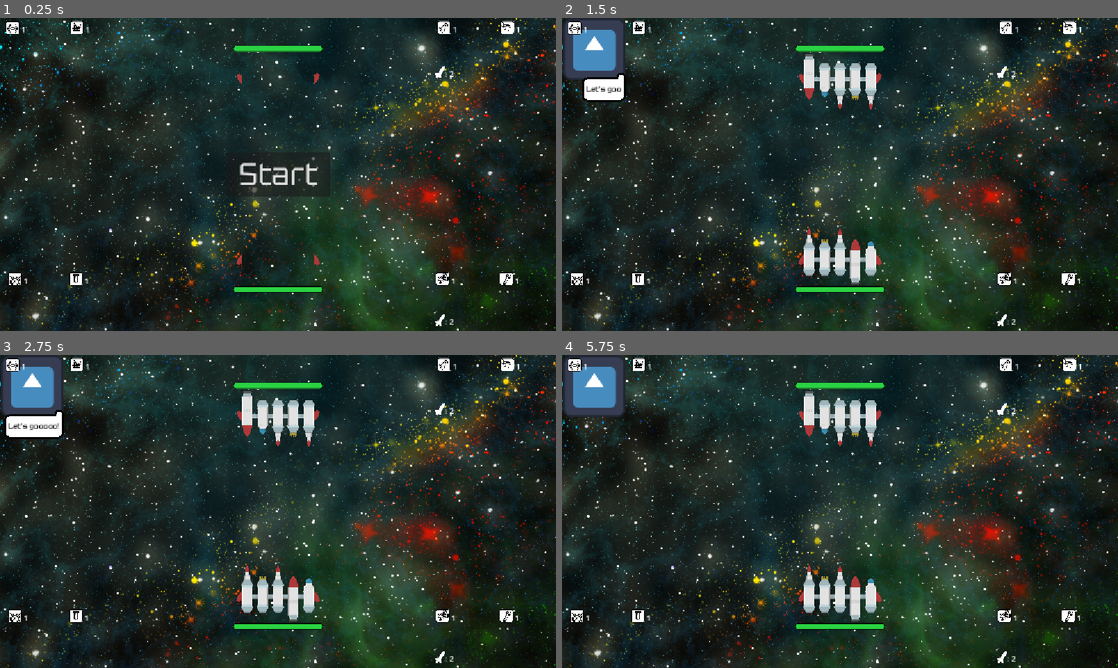
Above: before the commit, frames 1-4 (two rows, left to right).
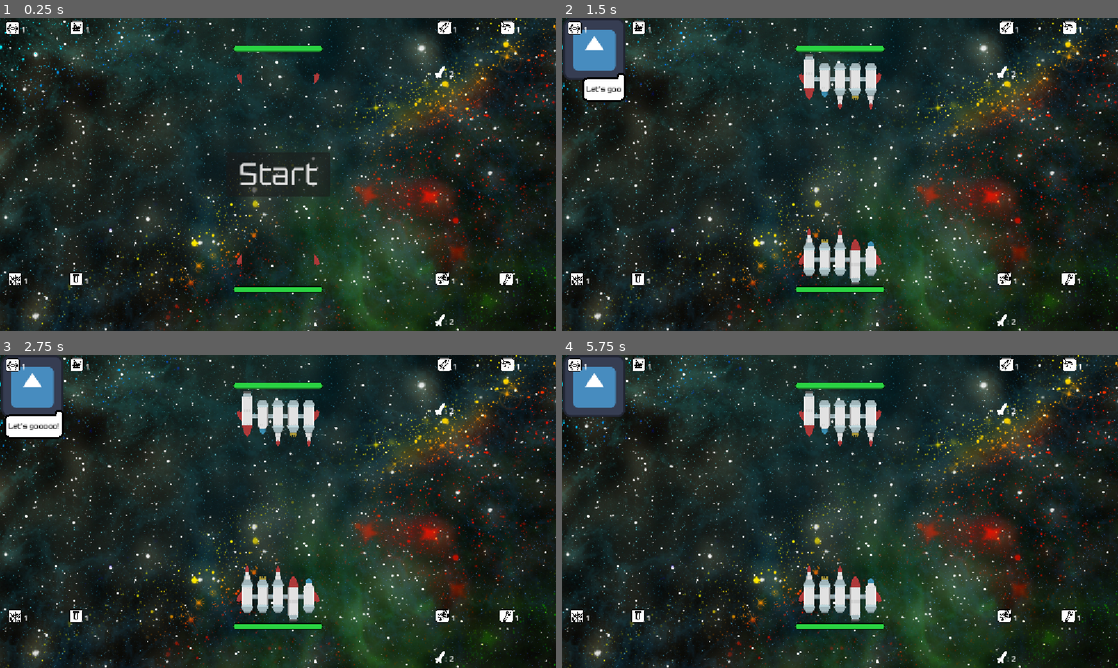
Above: after the commit, the same moments.

Repository: paralinguist/2025-space-pvp
Game: Godot game, scene res://Scenes/test_scene.tscn
Same seed, same stepped clock (60 frames per second), same inputs: the game is played once before the commit and once after it. The engine's default icon, where the game draws it, is replaced by a stand-in: a white triangle on a blue panel in a dark square.
Inputs:
- Up to frame 1 (0.25 s): no input
- Up to frame 2 (1.5 s): click "Start" at 0.5 s
- Up to frame 3 (2.75 s): tap Enter at 2 s
- Up to frame 4 (5.75 s): tap Space at 2.75, 4.25 s; tap Enter at 3.5, 5 s

The runs differ from the first frame. In frame 1, less than 0.1% of the frame differs, in the area x 1-93%, y 0-86%; in frame 2, less than 0.1%; in frame 3, less than 0.1%; in frame 4, less than 0.1%.

Commit message:
Cooldown timers working

Diff:
--- a/2025spacegame/Scenes/test_scene.tscn
+++ b/2025spacegame/Scenes/test_scene.tscn
@@ -178,10 +178,41 @@
 offset_bottom = 640.0
 text = ": 2"
 
-[node name="TechWeaponIcon" type="Sprite2D" parent="Icons"]
-position = Vector2(920.25, 20)
-scale = Vector2(0.25, 0.25)
-texture = ExtResource("10_dhrl2")
+[node name="LabelTechPilotPwr" type="Label" parent="Icons"]
+offset_left = 44.0
+offset_top = 12.0
+offset_right = 66.0
+offset_bottom = 35.0
+text = "1"
+
+[node name="TechPilotProgress" type="TextureProgressBar" parent="Icons"]
+offset_left = 12.0
+offset_top = 7.0
+offset_right = 124.0
+offset_bottom = 115.0
+scale = Vector2(0.25, 0.25)
+fill_mode = 2
+texture_under = ExtResource("8_4qg1e")
+texture_progress = ExtResource("8_4qg1e")
+tint_progress = Color(1, 0, 0.07450981, 0.6313726)
+
+[node name="LabelTechSciencePwr" type="Label" parent="Icons"]
+offset_left = 177.469
+offset_top = 12.0
+offset_right = 199.469
+offset_bottom = 35.0
+text = "1"
+
+[node name="TechScienceProgress" type="TextureProgressBar" parent="Icons"]
+offset_left = 145.0
+offset_top = 6.0
+offset_right = 259.0
+offset_bottom = 118.0
+scale = Vector2(0.25, 0.25)
+fill_mode = 2
+texture_under = ExtResource("9_040rt")
+texture_progress = ExtResource("9_040rt")
+tint_progress = Color(1, 0, 0.07450981, 0.6313726)
 
 [node name="LabelTechWeapPwr" type="Label" parent="Icons"]
 offset_left = 938.469
@@ -190,10 +221,16 @@
 offset_bottom = 35.0
 text = "1"
 
-[node name="TechEngIcon" type="Sprite2D" parent="Icons"]
-position = Vector2(1051.25, 20)
-scale = Vector2(0.25, 0.25)
-texture = ExtResource("11_i0miu")
+[node name="TechWeaponsProgress" type="TextureProgressBar" parent="Icons"]
+offset_left = 907.0
+offset_top = 6.0
+offset_right = 1021.0
+offset_bottom = 118.0
+scale = Vector2(0.25, 0.25)
+fill_mode = 2
+texture_under = ExtResource("10_dhrl2")
+texture_progress = ExtResource("10_dhrl2")
+tint_progress = Color(1, 0, 0.07450981, 0.6313726)
 
 [node name="LabelTechEngPwr" type="Label" parent="Icons"]
 offset_left = 1069.469
@@ -202,10 +239,16 @@
 offset_bottom = 35.0
 text = "1"
 
-[node name="RetroPilotIcon" type="Sprite2D" parent="Icons"]
-position = Vector2(31, 540)
-scale = Vector2(0.25, 0.25)
-texture = ExtResource("12_6bfml")
+[node name="TechEngineerProgress" type="TextureProgressBar" parent="Icons"]
+offset_left = 1037.0
+offset_top = 6.0
+offset_right = 1151.0
+offset_bottom = 118.0
+scale = Vector2(0.25, 0.25)
+fill_mode = 2
+texture_under = ExtResource("11_i0miu")
+texture_progress = ExtResource("11_i0miu")
+tint_progress = Color(1, 0, 0.07450981, 0.6313726)
 
 [node name="LabelRetroPilotPwr" type="Label" parent="Icons"]
 offset_left = 49.0
@@ -214,10 +257,16 @@
 offset_bottom = 556.0
 text = "1"
 
-[node name="RetroSciIcon" type="Sprite2D" parent="Icons"]
-position = Vector2(157.25, 540)
-scale = Vector2(0.25, 0.25)
-texture = ExtResource("13_0g4ye")
+[node name="RetroPilotProgress" type="TextureProgressBar" parent="Icons"]
+offset_left = 17.0
+offset_top = 526.0
+offset_right = 131.0
+offset_bottom = 638.0
+scale = Vector2(0.25, 0.25)
+fill_mode = 2
+texture_under = ExtResource("12_6bfml")
+texture_progress = ExtResource("12_6bfml")
+tint_progress = Color(1, 0, 0.07450981, 0.6313726)
 
 [node name="LabelRetroSciPwr" type="Label" parent="Icons"]
 offset_left = 175.25
@@ -226,10 +275,16 @@
 offset_bottom = 556.0
 text = "1"
 
-[node name="RetroWeapIcon" type="Sprite2D" parent="Icons"]
-position = Vector2(917.25, 540)
-scale = Vector2(0.25, 0.25)
-texture = ExtResource("14_soh27")
+[node name="RetroScienceProgress" type="TextureProgressBar" parent="Icons"]
+offset_left = 143.0
+offset_top = 526.0
+offset_right = 257.0
+offset_bottom = 638.0
+scale = Vector2(0.25, 0.25)
+fill_mode = 2
+texture_under = ExtResource("13_0g4ye")
+texture_progress = ExtResource("13_0g4ye")
+tint_progress = Color(1, 0, 0.07450981, 0.6313726)
 
 [node name="LabelRetroWeapPwr" type="Label" parent="Icons"]
 offset_left = 935.25
@@ -238,10 +293,16 @@
 offset_bottom = 556.0
 text = "1"
 
-[node name="RetroEngIcon" type="Sprite2D" parent="Icons"]
-position = Vector2(1049.25, 540)
-scale = Vector2(0.25, 0.25)
-texture = ExtResource("15_733rx")
+[node name="RetroWeaponsProgress" type="TextureProgressBar" parent="Icons"]
+offset_left = 903.0
+offset_top = 526.0
+offset_right = 1017.0
+offset_bottom = 638.0
+scale = Vector2(0.25, 0.25)
+fill_mode = 2
+texture_under = ExtResource("14_soh27")
+texture_progress = ExtResource("14_soh27")
+tint_progress = Color(1, 0, 0.07450981, 0.6313726)
 
 [node name="LabelRetroEngPwr" type="Label" parent="Icons"]
 offset_left = 1067.25
@@ -250,40 +311,15 @@
 offset_bottom = 556.0
 text = "1"
 
-[node name="LabelTechPilotPwr" type="Label" parent="Icons"]
-offset_left = 44.0
-offset_top = 12.0
-offset_right = 66.0
-offset_bottom = 35.0
-text = "1"
-
-[node name="TechPilotProgress" type="TextureProgressBar" parent="Icons"]
-offset_left = 12.0
-offset_top = 7.0
-offset_right = 124.0
-offset_bottom = 115.0
-scale = Vector2(0.25, 0.25)
-fill_mode = 2
-texture_under = ExtResource("8_4qg1e")
-texture_progress = ExtResource("8_4qg1e")
-tint_progress = Color(1, 0, 0.07450981, 0.6313726)
-
-[node name="LabelTechSciencePwr" type="Label" parent="Icons"]
-offset_left = 177.469
-offset_top = 12.0
-offset_right = 199.469
-offset_bottom = 35.0
-text = "1"
-
-[node name="TechScienceProgress" type="TextureProgressBar" parent="Icons"]
-offset_left = 145.0
-offset_top = 6.0
-offset_right = 259.0
-offset_bottom = 118.0
-scale = Vector2(0.25, 0.25)
-fill_mode = 2
-texture_under = ExtResource("9_040rt")
-texture_progress = ExtResource("9_040rt")
+[node name="RetroEngineerProgress" type="TextureProgressBar" parent="Icons"]
+offset_left = 1035.0
+offset_top = 526.0
+offset_right = 1150.0
+offset_bottom = 638.0
+scale = Vector2(0.25, 0.25)
+fill_mode = 2
+texture_under = ExtResource("15_733rx")
+texture_progress = ExtResource("15_733rx")
 tint_progress = Color(1, 0, 0.07450981, 0.6313726)
 
 [connection signal="pressed" from="UI/Control/End/Restart" to="." method="_on_restart_pressed"]
--- a/2025spacegame/Scripts/main.gd
+++ b/2025spacegame/Scripts/main.gd
@@ -24,6 +24,18 @@
 	if $TechShip.science_cooldown:
 		$Icons/TechScienceProgress.max_value = $TechShip/ScienceTimer.wait_time
 		$Icons/TechScienceProgress.value = $TechShip/ScienceTimer.time_left
+	if $TechShip.weapons_cooldown:
+		$Icons/TechWeaponsProgress.max_value = $TechShip/WeaponsTimer.wait_time
+		$Icons/TechWeaponsProgress.value = $TechShip/WeaponsTimer.time_left
+	if $RetroShip.pilot_cooldown:
+		$Icons/RetroPilotProgress.max_value = $RetroShip/PilotTimer.wait_time
+		$Icons/RetroPilotProgress.value = $RetroShip/PilotTimer.time_left
+	if $RetroShip.science_cooldown:
+		$Icons/RetroScienceProgress.max_value = $RetroShip/ScienceTimer.wait_time
+		$Icons/RetroScienceProgress.value = $RetroShip/ScienceTimer.time_left
+	if $RetroShip.weapons_cooldown:
+		$Icons/RetroWeaponsProgress.max_value = $RetroShip/WeaponsTimer.wait_time
+		$Icons/RetroWeaponsProgress.value = $RetroShip/WeaponsTimer.time_left
 
 func update_labels():
 	$Icons/LabelTechEngPwr.text = str($TechShip.available_power)
@@ -44,6 +56,6 @@
 		$Icons/TechScienceProgress.tint_under = Color(1, 1, 1, 1)
 	if $RetroShip.science_special:
 		print("Modulating science")
-		$Icons/RetroSciIcon.self_modulate = Color(0, 0.5, 1, 1)
+		$Icons/RetroScienceProgress.tint_under = Color(0, 0.5, 1, 1)
 	else:
-		$Icons/RetroSciIcon.self_modulate = Color(1, 1, 1, 1)
+		$Icons/RetroScienceProgress.tint_under = Color(1, 1, 1, 1)
Not shown, changed: 2025spacegame/Clients/client_eg.py
